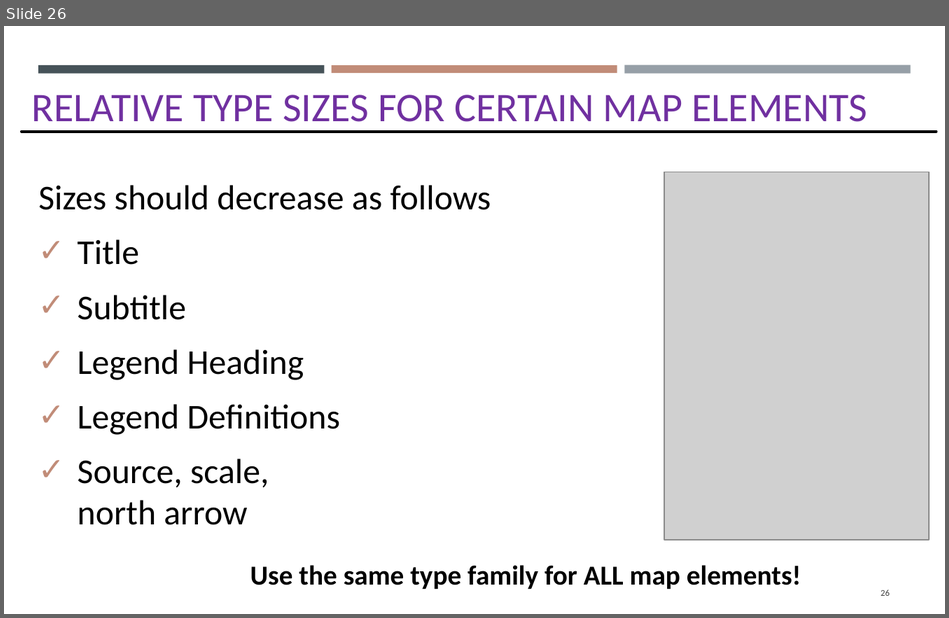
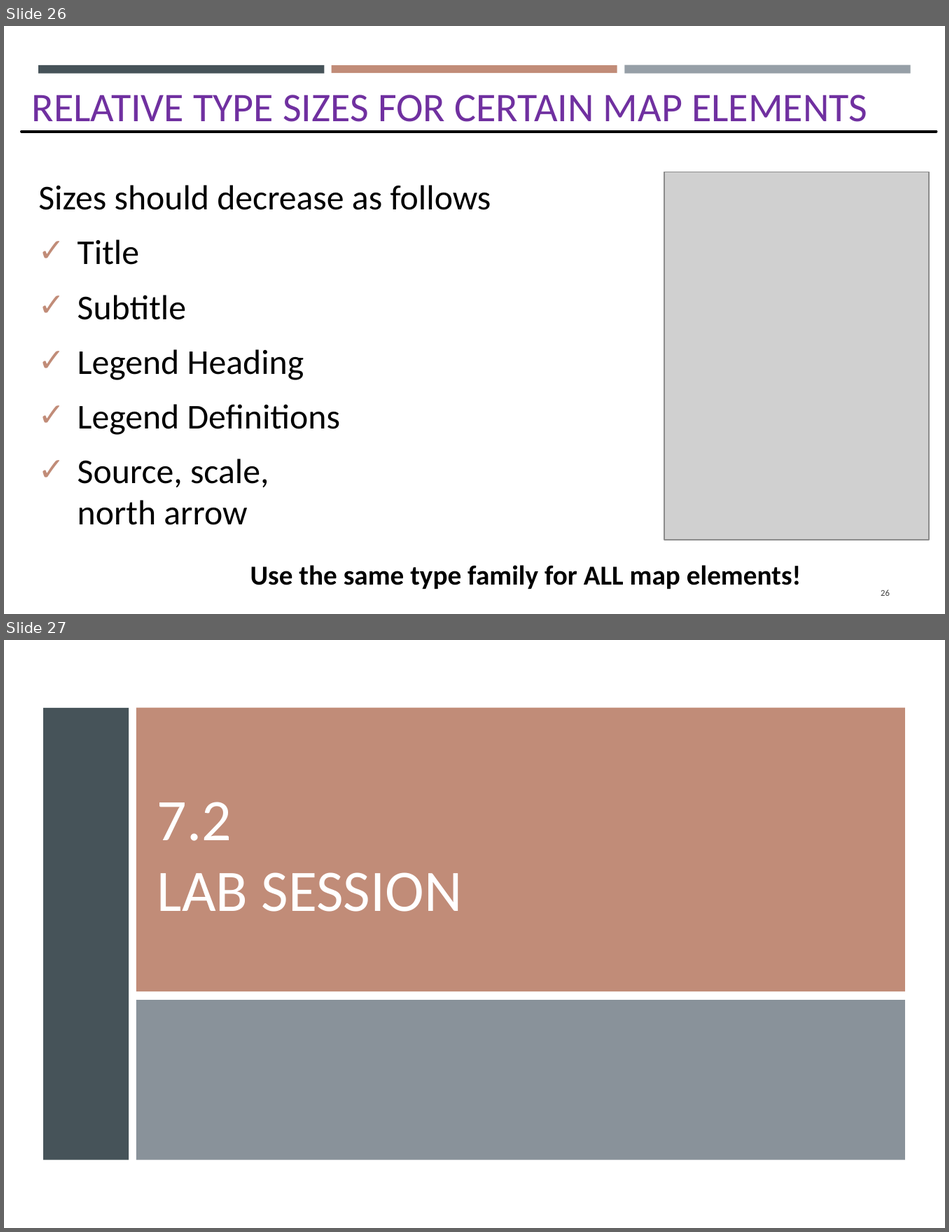
Before and after one commit to gisynw/GIS_I, a slide deck: docs/Lectures/Week07/Lecture07_GEOG2475_Thursday.pptx. Shown one above the other, each under a label of ours: slide 26 before the commit, slides 26 and 27 after it. The pictures are 949x618 and 949x1232 pixels, drawn with LibreOffice and Linux fonts; fonts in the diff are those of the drawing; grey boxes stand for pictures. Boxes give left, top, right and bottom in pixels: in the first picture for what was removed or moved away, otherwise in the second. Text is boxed around its words. In the diff, an @@ line names an element or a change of style, - is before the commit and + after.

```diff
--- a/docs/Lectures/Week07/Lecture07_GEOG2475_Thursday.pptx
+++ b/docs/Lectures/Week07/Lecture07_GEOG2475_Thursday.pptx
@@ slide 27 added at (4, 640, 945, 1228), background #FFFFFF @@
@@ rectangle added at (4, 669, 945, 1198), fill #FFFFFF @@
@@ rectangle added at (44, 708, 129, 1161), fill #465359 @@
@@ rectangle added at (136, 708, 904, 992), fill #C18C78 @@
@@ title added at (157, 802, 462, 912), 40.5 pt, text #FFFFFF @@
+7.2
+LAB SESSION
@@ rectangle added at (136, 1000, 904, 1159), fill #6C7781 at 80% opacity @@
```
Also in this commit, not shown: 1 slide changed, 1 other slide added, 1 slide removed.
